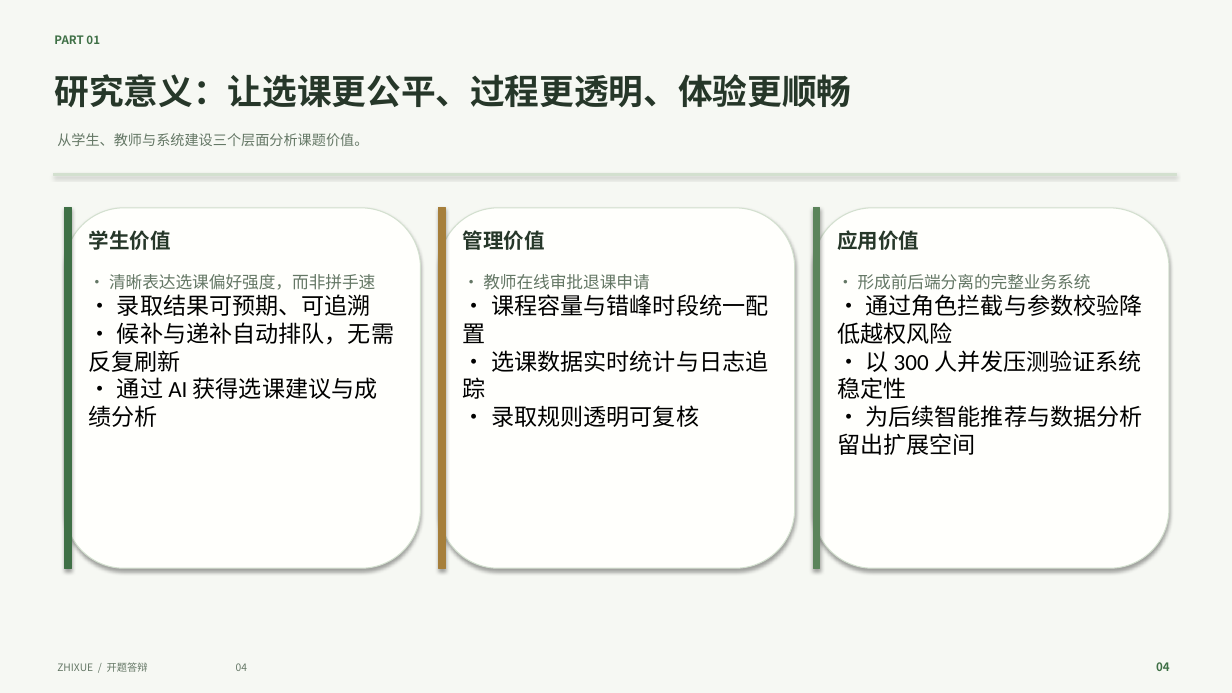
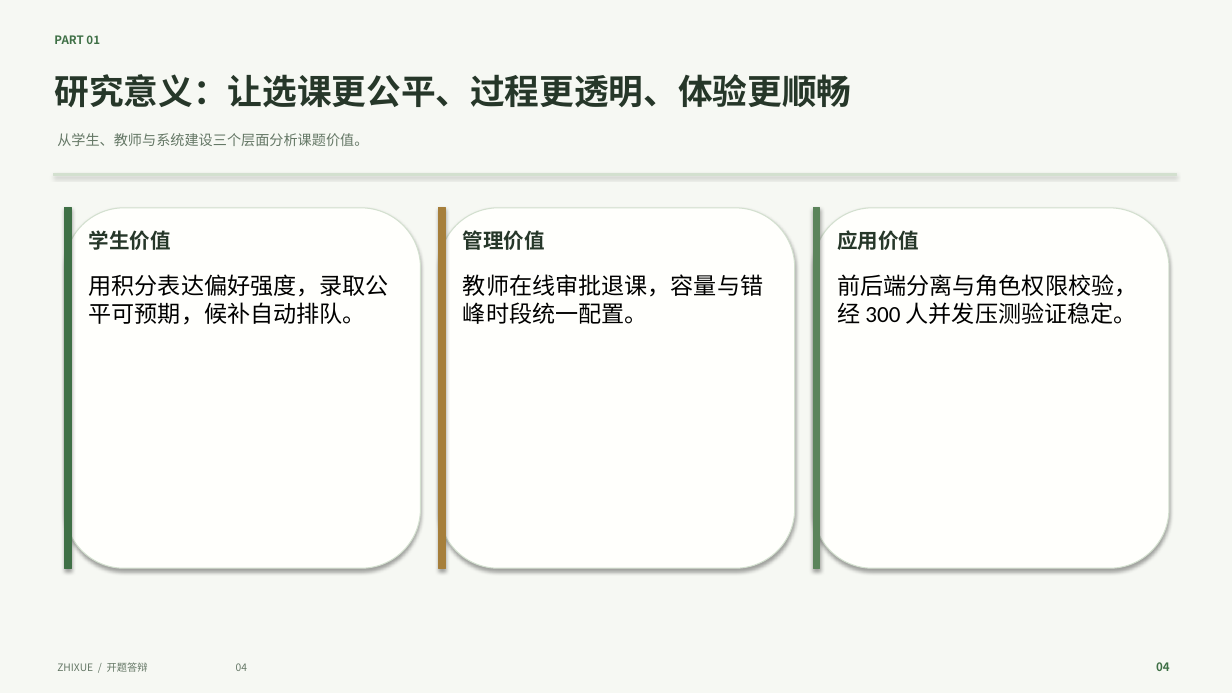
Before and after one commit to ghy366/--zhixue, a slide deck: slide 4 of docs/智学选课_开题答辩_浅色森林绿主题.pptx. Drawn at 1232x693 pixels with LibreOffice and Linux fonts; fonts in the diff are those of the drawing. Boxes give left, top, right and bottom in pixels: in the first picture for what was removed or moved away, otherwise in the second. Text is boxed around its words. In the diff, an @@ line names an element or a change of style, - is before the commit and + after.

```diff
--- a/docs/智学选课_开题答辩_浅色森林绿主题.pptx
+++ b/docs/智学选课_开题答辩_浅色森林绿主题.pptx
@@ text at [89, 274, 389, 325]: text changed @@
-• 清晰表达选课偏好强度，而非拼手速
-• 录取结果可预期、可追溯
-• 候补与递补自动排队，无需反复刷新
-• 通过 AI 获得选课建议与成绩分析
+用积分表达偏好强度，录取公平可预期，候补自动排队。
@@ text at [463, 274, 763, 324]: text changed @@
-• 教师在线审批退课申请
-• 课程容量与错峰时段统一配置
-• 选课数据实时统计与日志追踪
-• 录取规则透明可复核
+教师在线审批退课，容量与错峰时段统一配置。
@@ text at [837, 274, 1137, 324]: text changed @@
-• 形成前后端分离的完整业务系统
-• 通过角色拦截与参数校验降低越权风险
-• 以 300 人并发压测验证系统稳定性
-• 为后续智能推荐与数据分析留出扩展空间
+前后端分离与角色权限校验，经 300 人并发压测验证稳定。
```
Also in this commit, not shown: 1 other slide changed.
